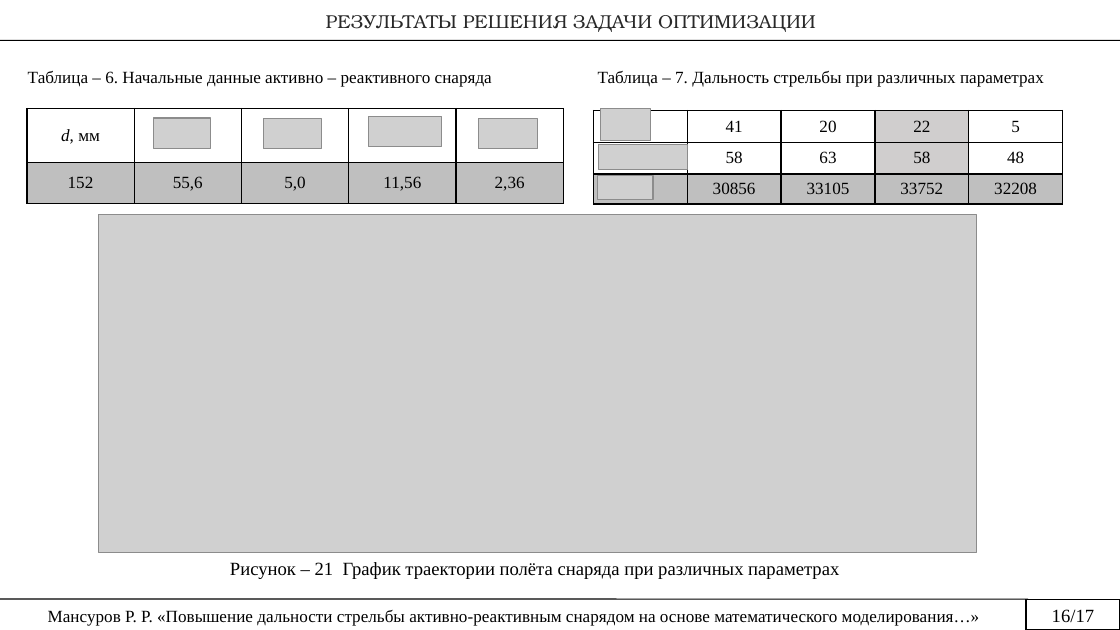
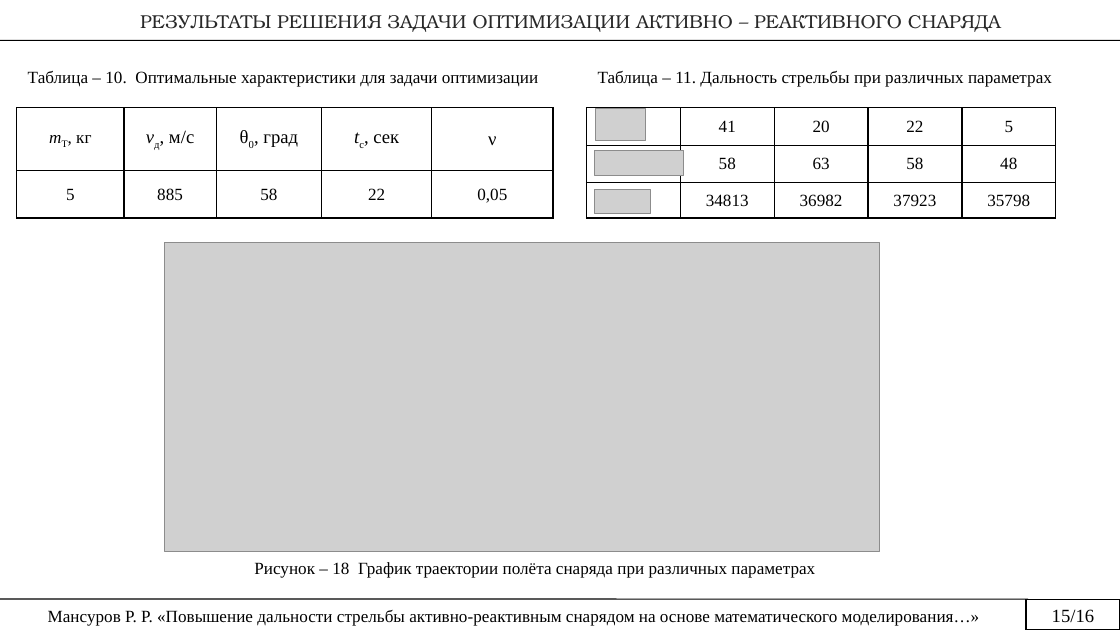
Before and after one commit to rustam-mansurov/cats, a slide deck: slide 15 of Диссертация/Мансуров Презентация.pptx (slide 21 before the commit). Drawn at 1120x630 pixels with LibreOffice and Linux fonts; fonts in the diff are those of the drawing; grey boxes stand for pictures. Boxes give left, top, right and bottom in pixels: in the first picture for what was removed or moved away, otherwise in the second. Text is boxed around its words. In the diff, an @@ line names an element or a change of style, - is before the commit and + after.

```diff
--- a/Диссертация/Мансуров Презентация.pptx
+++ b/Диссертация/Мансуров Презентация.pptx
@@ text at (140, 15, 1001, 32): text changed @@
-РЕЗУЛЬТАТЫ РЕШЕНИЯ ЗАДАЧИ ОПТИМИЗАЦИИ
+РЕЗУЛЬТАТЫ РЕШЕНИЯ ЗАДАЧИ ОПТИМИЗАЦИИ АКТИВНО – РЕАКТИВНОГО СНАРЯДА
@@ text at (28, 71, 538, 87): text changed @@
-Таблица – 6. Начальные данные активно – реактивного снаряда
+Таблица – 10. Оптимальные характеристики для задачи оптимизации
@@ text at (598, 71, 1052, 87): text changed @@
-Таблица – 7. Дальность стрельбы при различных параметрах
+Таблица – 11. Дальность стрельбы при различных параметрах
@@ table at (17, 108, 552, 217) @@
-row 1: d, мм |  |  |  | 
+row 1: mT, кг | vд, м/с | θ0, град | tс, сек | ν
-row 2: 152 | 55,6 | 5,0 | 11,56 | 2,36
+row 2: 5 | 885 | 58 | 22 | 0,05
@@ fill #BFBFBF to none in row 2 @@
@@ table: place and size @@
-table at (27, 109, 564, 204)
+table at (17, 108, 552, 217)
@@ picture removed at (153, 118, 211, 148) @@
@@ picture removed at (263, 119, 321, 149) @@
@@ picture removed at (368, 116, 442, 147) @@
@@ picture removed at (478, 119, 538, 149) @@
@@ table at (587, 108, 1057, 217) @@
-row 3:  | 30856 | 33105 | 33752 | 32208
+row 3:  | 34813 | 36982 | 37923 | 35798
@@ fill #D0CECE to none in 2 cells @@
@@ fill #BFBFBF to none in 4 cells @@
@@ table: place and size @@
-table at (594, 111, 1064, 204)
+table at (587, 108, 1057, 217)
@@ picture: place and size @@
-picture at (600, 109, 651, 141)
+picture at (596, 109, 646, 141)
@@ picture: place and size @@
-picture at (598, 144, 688, 170)
+picture at (595, 150, 684, 176)
@@ picture: place and size @@
-picture at (597, 175, 653, 199)
+picture at (595, 189, 651, 214)
@@ picture: place and size @@
-picture at (99, 215, 977, 552)
+picture at (165, 242, 879, 551)
@@ text at (254, 562, 815, 578): text changed; size 12 to 11 pt @@
-Рисунок – 21 График траектории полёта снаряда при различных параметрах
+Рисунок – 18 График траектории полёта снаряда при различных параметрах
@@ text at (1052, 609, 1094, 622): text changed @@
-16/17
+15/16
```
Also in this commit, not shown: 12 other slides changed, 1 slide added, 7 slides removed, 16 other files.
